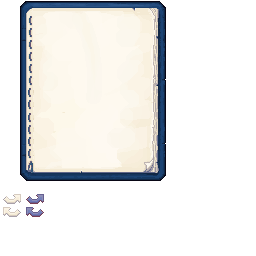
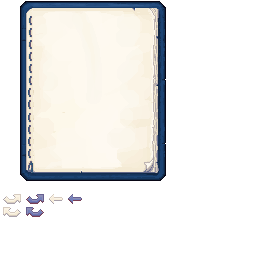
Two versions of the same layered image (256px x 256px). Layer-by-layer changes:
renamed "Layer 1" to "Layer 3", painted on it over [49, 194, 82, 204]
